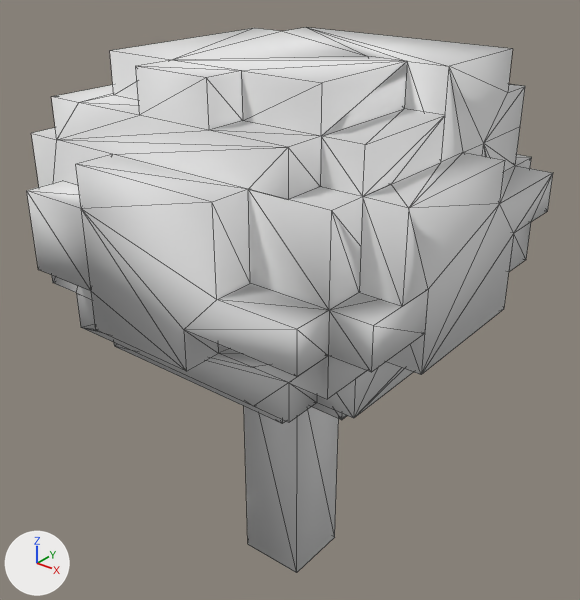
The OBJ model packages/models/map/lowpoly/arbre/tris.obj: old version first, new version second.
The view is the same before and after, from a 50 mm lens placed at (50.0, -62.8, 73.5), pointed at (-1.0, 1.0, 33.9). Arrows for +X, +Y and +Z are at lower left; the lights stay in place. Mesh edges are drawn as thin lines. Where no turn or scale is listed for an object, it has been applied to the vertices.

The first picture shows 'tris'.
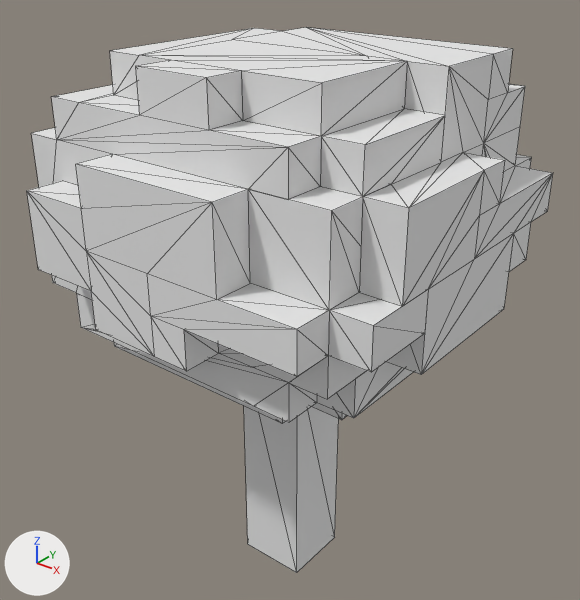
What differs and where, as boxes (x1, y1, x2, y2) in the pictures (580 x 600 px):
part 1 of me_tris, built on: (27, 27, 553, 419) in both

Diff of the bpy script that builds the scene:
```diff
--- a/packages/models/map/lowpoly/arbre/tris.obj.py
+++ b/packages/models/map/lowpoly/arbre/tris.obj.py
@@ me_tris @@
 # used by ob_tris; location = (0.0, 0.0, 0.0)
-me_tris.from_pydata(...)  # 221 vertices, 402 faces; spans x -22.0..22.0, y -22.0..22.0, z 0.0..62.0
+me_tris.from_pydata(...)  # 244 vertices, 448 faces; spans x -22.0..22.0, y -22.0..22.0, z 0.0..62.0
+# me_tris part 1
+# 55 faces are deleted
+# 6 vertices are added at (-8.0, 14.0, 42.0), (-6.0, 6.0, 30.0), (-6.0, -10.0, 30.0), (-14.0, -14.0, 38.0), (2.0, -22.0, 46.0), (-6.0, -2.0, 62.0)
+# 6 new vertices lie (0.0, -4.0, 0.0) away from vertices in x -10.0..22.0, y 2.0..10.0, z 30.0..62.0
+# 6 new vertices lie (0.0, 0.0, -4.0) away from vertices in x -22.0..22.0, y -22.0..18.0, z 42.0..50.0
+# 5 new vertices lie (-4.0, 0.0, 0.0) away from vertices in x -14.0..18.0, y -22.0..14.0, z 34.0..62.0
+# 101 new faces join them, mat_slot48 (white #e7e7e7)
+# me_tris part 2: the surface is now shaded flat
 me_tris.materials.append(mat_slot48)
```
